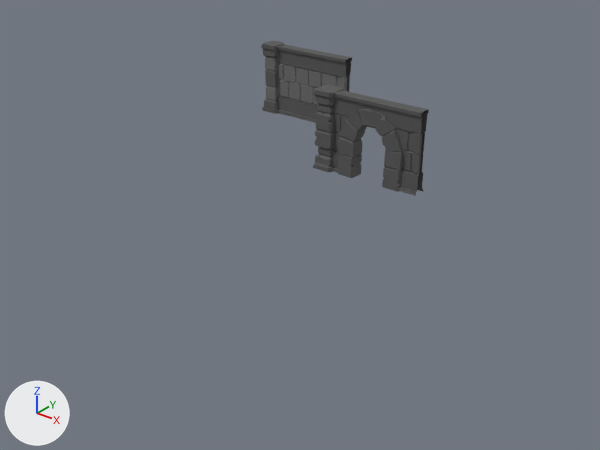
One commit to the Blender file complete_blender_creator_3_tutorial/modular_dungeon.blend: the scene before it, then after it.
One viewpoint serves both versions: a 50 mm lens placed at (23.4, -23.5, 11.7), pointed at (7.2, -3.2, -0.8). Every picture has the same lights, and +X, +Y and +Z are marked at lower left. The first picture is the older version.
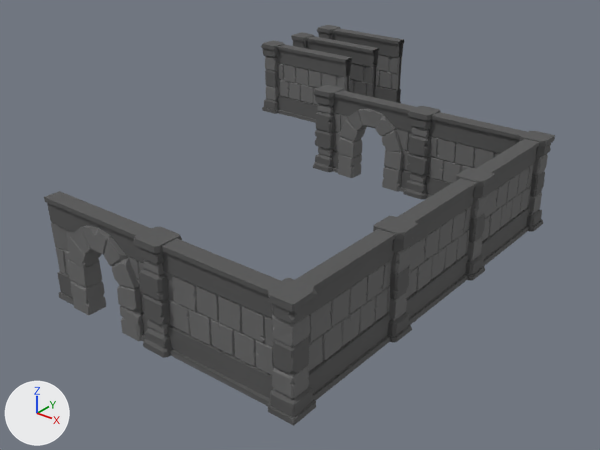
What differs and where, as boxes [x1, y1, x2, y2] in the pictures (600 x 450 px):
```json
{"object": "Cube.011", "change": "added", "after": [161, 239, 318, 426]}
{"object": "Cube.010", "change": "added", "after": [295, 216, 418, 401]}
{"object": "Cube.012", "change": "added", "after": [44, 191, 182, 358]}
{"object": "Cube.009", "change": "added", "after": [398, 168, 495, 325]}
{"object": "Cube.007", "change": "added", "after": [403, 106, 527, 199]}
{"object": "Cube.008", "change": "added", "after": [476, 131, 555, 266]}
{"object": "Cube.004", "change": "shown", "after": [317, 25, 404, 103]}
{"object": "Cube.005", "change": "shown", "after": [291, 32, 379, 97]}
```

The change, as JSON lines over the scene's bpy script:
```json
{"op": "remove", "block": "ob_cube_004", "code": "ob_cube_004.hide_set(True)"}
{"op": "remove", "block": "ob_cube_005", "code": "ob_cube_005.hide_set(True)"}
{"op": "add", "block": "ob_cube_011", "code": ["ob_cube_011 = bpy.data.objects.new('Cube.011', me_cube_004)", "ob_cube_011.location = (14.0, -12.0, 1.5)", "ob_cube_011.rotation_euler = (0.0, 0.0, -3.142)  # degrees (0, 0, -180)"]}
{"op": "add", "block": "ob_cube_010", "code": ["ob_cube_010 = bpy.data.objects.new('Cube.010', me_cube_004)", "ob_cube_010.location = (14.0, -8.0, 1.5)", "ob_cube_010.rotation_euler = (0.0, 0.0, -1.571)  # degrees (0, 0, -90)"]}
{"op": "add", "block": "ob_cube_009", "code": ["ob_cube_009 = bpy.data.objects.new('Cube.009', me_cube_004)", "ob_cube_009.location = (14.0, -4.0, 1.5)", "ob_cube_009.rotation_euler = (0.0, 0.0, -1.571)  # degrees (0, 0, -90)"]}
{"op": "add", "block": "ob_cube_008", "code": ["ob_cube_008 = bpy.data.objects.new('Cube.008', me_cube_004)", "ob_cube_008.location = (14.0, 0.0, 1.5)", "ob_cube_008.rotation_euler = (0.0, 0.0, -1.571)  # degrees (0, 0, -90)"]}
{"op": "add", "block": "ob_cube_007", "code": ["ob_cube_007 = bpy.data.objects.new('Cube.007', me_cube_005)", "ob_cube_007.location = (10.0, 0.0, 1.5)"]}
{"op": "add", "block": "ob_cube_012", "code": ["ob_cube_012 = bpy.data.objects.new('Cube.012', me_cube_007)", "ob_cube_012.location = (10.0, -12.0, 1.5)", "ob_cube_012.rotation_euler = (0.0, 0.0, 3.142)  # degrees (0, 0, 180)"]}
```
